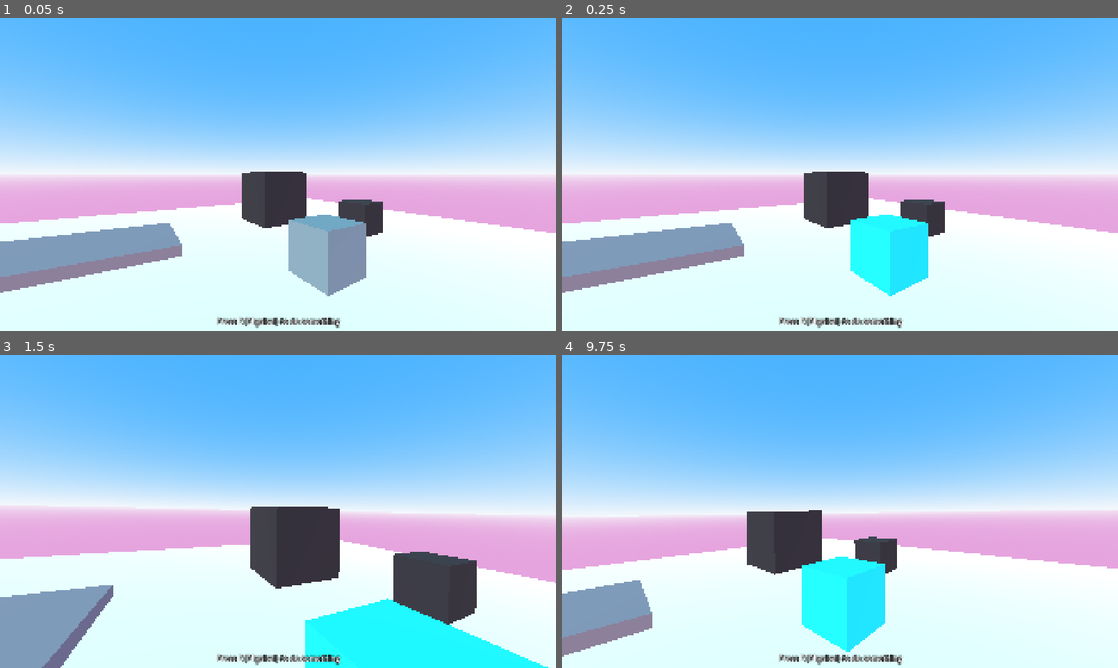
Above: before the commit, frames 1-4 (two rows, left to right).
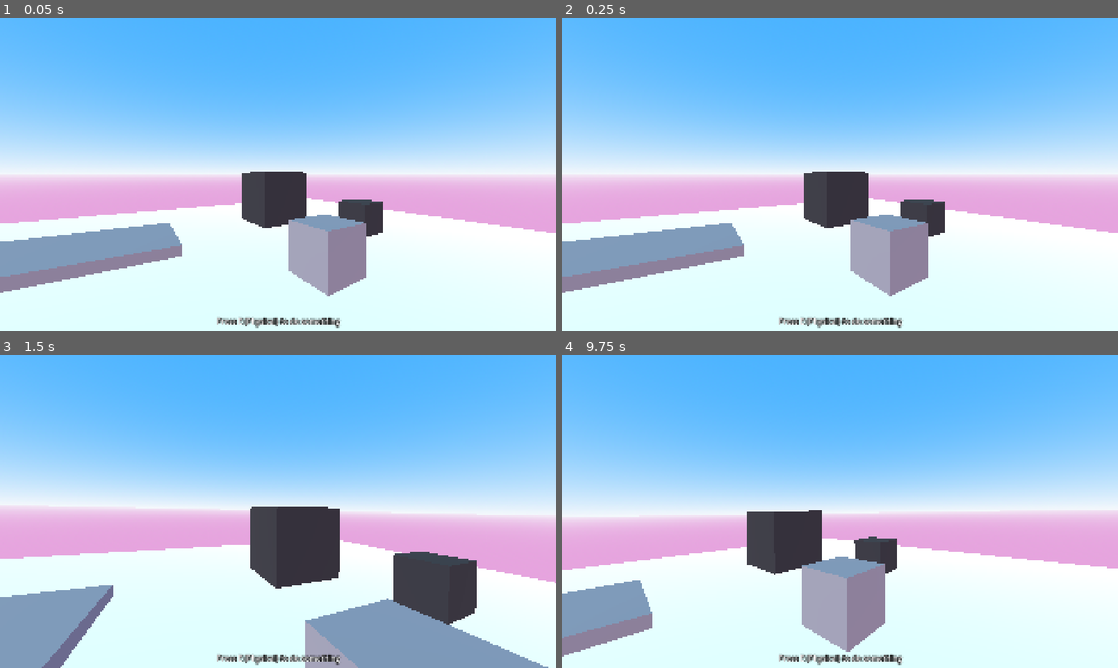
Above: after the commit, the same moments.

Repository: MrEliptik/godot_4_template
Game: Godot game, scene res://scenes/demos/3D/interactable/interactable_demo.tscn
Two runs of this game, one before a commit and one after it. Both use one fixed random seed, a clock stepped at 60 frames per second and the inputs below. This scene is started directly instead of the project's main scene.
Inputs (mouse positions are in pixels of both pictures, inside the frame that each line leads up to):
- Up to frame 1 (0.05 s): no input
- Up to frame 2 (0.25 s): no input
- Up to frame 3 (1.5 s): tap E (interact) at 0.5, 1.35 s; move the mouse to (305, 511) at 0.52 s; hold E (interact) 0.53-1.28 s; hold W (forward) from 0.53 s (still down); tap Space (jump) at 0.77 s; move the mouse to (250, 511) at 1.27 s
- Up to frame 4 (9.75 s): tap Space (jump) at 1.52, 3.02, 3.77, 4.52, 6.02, 6.77, 7.52, 9.02 s; move the mouse to (851, 505) at 2.02 s; hold E (interact) 2.03-2.78 s; move the mouse to (834, 517) at 2.77 s; tap E (interact) every 1.5 s from 2.85 to 8.85 s; move the mouse to (878, 514) at 3.52 s; hold E (interact) 3.53-4.28 s; move the mouse to (795, 508) at 4.27 s; move the mouse to (845, 511) at 5.02 s; hold E (interact) 5.03-5.78 s; move the mouse to (817, 505) at 5.77 s; release W (forward) at 5.78 s; hold D (right) 5.78-6.53 s; move the mouse to (867, 511) at 6.52 s; hold E (interact) 6.53-7.28 s; hold W (forward) 6.53-8.78 s; move the mouse to (812, 511) at 7.27 s; move the mouse to (851, 505) at 8.02 s; hold E (interact) 8.03-8.78 s; move the mouse to (834, 517) at 8.77 s; hold A (left) 8.78-9.53 s; tap R (restart) at 9.5 s; move the mouse to (878, 514) at 9.52 s; hold W (forward) from 9.53 s (still down); hold E (interact) from 9.53 s (still down)

The runs differ from the first frame. In frame 2, 3.0% of the frame differs, in the area x 51-66%, y 62-89%; in frame 3, 5.9%, in the area x 54-99%, y 77-100%; in frame 4, 3.7%.
Error after the commit: Invalid call. Nonexistent function 'kill_and_create_tween' in base 'Node (utils.gd)'. (res://components/interactable/interactable.gd:35)

Commit message:
fix interactable

Diff:
--- a/components/interactable/interactable.gd
+++ b/components/interactable/interactable.gd
@@ -4,7 +4,7 @@
 signal interacted()
 
 @export var message: String = "Press {key} to do something"
-@export var target_mesh: MeshInstance3D
+@export var target_mesh: GeometryInstance3D
 @export var interact_overlay_color: Color = Color.WHITE
 @export var interact_overlay: ShaderMaterial = preload("res://components/interactable/interact_overlay.tres")
 
@@ -19,6 +19,9 @@
 	return warnings
 
 func _ready() -> void:
+	set_collision_layer_value(3, true)
+	set_collision_mask_value(3, true)
+
 	if is_instance_valid(target_mesh):
 		target_mesh.material_overlay = interact_overlay
 		target_mesh.set_instance_shader_parameter("hit_color", interact_overlay_color)
@@ -29,9 +32,8 @@
 func interact_hover(state: bool, interactor: Interactor) -> void:
 	if not is_instance_valid(target_mesh): return
 
-	if tween and tween.is_running():
-		tween.kill()
-	tween = create_tween().set_ease(Tween.EASE_IN_OUT).set_trans(Tween.TRANS_CUBIC)
+	tween = Utils.kill_and_create_tween(tween)
+	tween.set_ease(Tween.EASE_IN_OUT).set_trans(Tween.TRANS_CUBIC)
 
 	if state:
 		tween.tween_property(target_mesh, "instance_shader_parameters/amount", 1.0, 0.1)
--- a/components/interactor/interactor.gd
+++ b/components/interactor/interactor.gd
@@ -7,6 +7,10 @@
 func _ready() -> void:
 	pass
 
+func interact() -> void:
+	if is_instance_valid(interactable_active):
+		interactable_active.interact()
+
 func update_text() -> void:
 	var msg: String = ""
 	if is_instance_valid(interactable_active):
--- a/components/interactor/interactor_area.gd
+++ b/components/interactor/interactor_area.gd
@@ -1,11 +1,22 @@
 @tool
 class_name InteractorArea extends Area3D
+
+@export var enabled: bool = true
 
 var interactor: Interactor = null
 
 func _ready() -> void:
-	set_collision_layer_value(3, true)
-	set_collision_mask_value(3, true)
+	if enabled:
+		monitoring = true
+		monitorable = false
+		set_collision_layer_value(3, true)
+		set_collision_mask_value(3, true)
+	else:
+		monitoring = false
+		monitorable = false
+		for i in range(1, 33, 1):
+			set_collision_layer_value(i, false)
+			set_collision_mask_value(i, false)
 
 	interactor = Interactor.new()
 	add_child(interactor)
@@ -13,18 +24,32 @@
 	area_entered.connect(on_area_entered)
 	area_exited.connect(on_area_exited)
 
+func _input(event: InputEvent) -> void:
+	if not enabled: return
+	if event.is_action_pressed("interact"):
+		interactor.interact()
+
 func on_area_entered(area: Area3D) -> void:
+	if not enabled: return
 	if area is not Interactable: return
 
 	if interactor.interactable_active == area: return
+	# Remove the old one
+	if is_instance_valid(interactor.interactable_active):
+			interactor.interactable_active.interact_hover(false, interactor)
+
 	interactor.interactable_active = area
 
 	interactor.update_text()
 	interactor.interactable_active.interact_hover(true, interactor)
 
 func on_area_exited(area: Area3D) -> void:
+	if not enabled: return
 	if area is not Interactable: return
-
+	if not is_instance_valid(interactor.interactable_active): return
+	# We're leaving a different interactable than the current one
+	# Happens when overlapping
+	if is_instance_valid(interactor.interactable_active) and interactor.interactable_active != area: return
 	interactor.interactable_active.interact_hover(false, interactor)
 	interactor.interactable_active = null
 	interactor.update_text()
--- a/components/interactor/interactor_raycast.gd
+++ b/components/interactor/interactor_raycast.gd
@@ -4,9 +4,18 @@
 var interactor: Interactor = null
 
 func _ready() -> void:
-	set_collision_mask_value(3, true)
+	for i in range(1, 33, 1):
+		set_collision_mask_value(i, false)
+	if enabled:
+		set_collision_mask_value(3, true)
+
 	interactor = Interactor.new()
 	add_child(interactor)
+
+func _input(event: InputEvent) -> void:
+	if not enabled: return
+	if event.is_action_pressed("interact"):
+		interactor.interact()
 
 func _physics_process(delta: float) -> void:
 	if Engine.is_editor_hint(): return
@@ -16,6 +25,10 @@
 		var interactable: Interactable = get_collider()
 
 		if interactor.interactable_active == interactable: return
+		# Remove the old one
+		if is_instance_valid(interactor.interactable_active):
+			interactor.interactable_active.interact_hover(false, interactor)
+
 		interactor.interactable_active = interactable
 
 		interactor.update_text()
